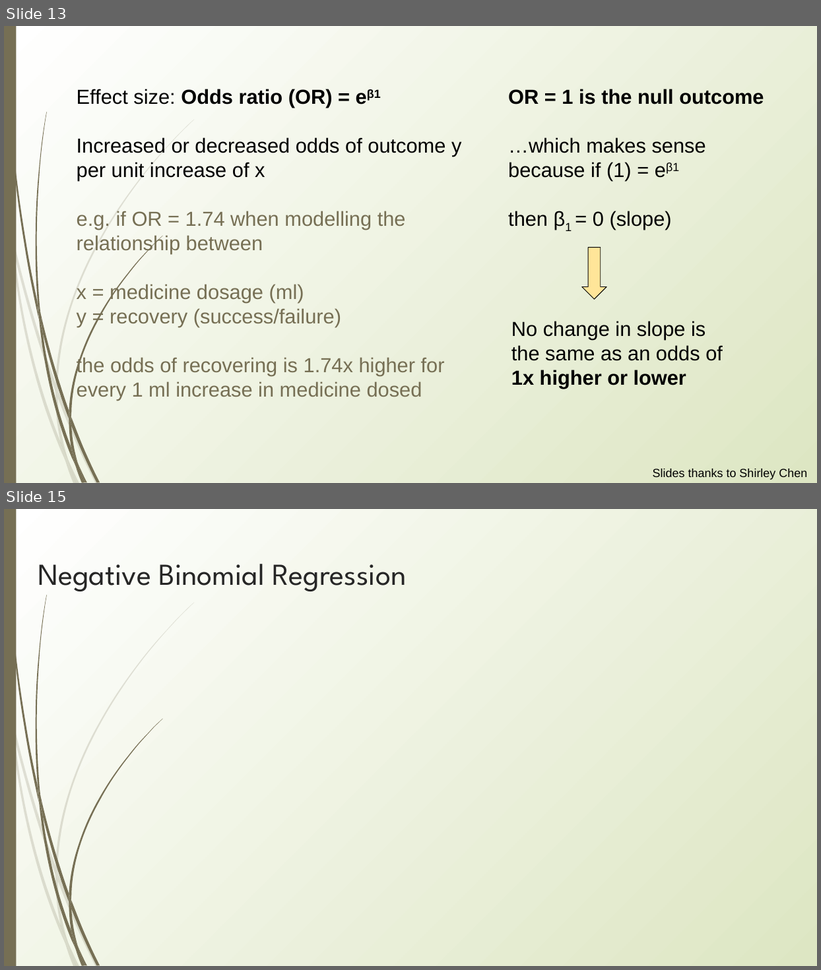
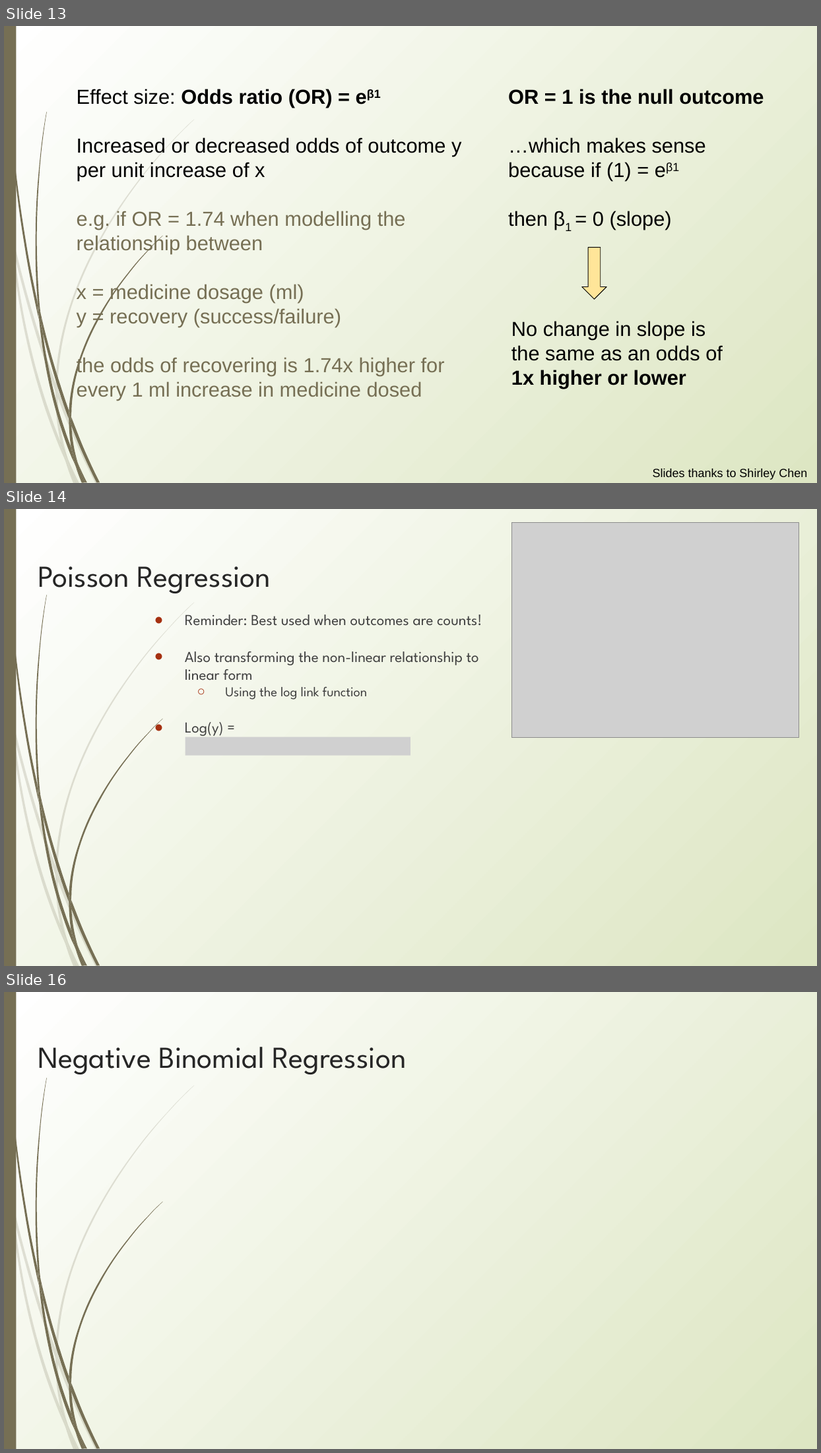
Before and after one commit to erynmcfarlane/GraduateStatsClass, a slide deck: Lecture5.pptx. Shown one above the other, each under a label of ours: slides 13 and 15 before the commit, slides 13, 14 and 16 after it; the slides between them are not shown. The pictures are 821x970 and 821x1453 pixels, drawn with LibreOffice and Linux fonts; fonts in the diff are those of the drawing; grey boxes stand for pictures. Boxes give left, top, right and bottom in pixels: in the first picture for what was removed or moved away, otherwise in the second. Text is boxed around its words. In the diff, an @@ line names an element or a change of style, - is before the commit and + after.

```diff
--- a/Lecture5.pptx
+++ b/Lecture5.pptx
@@ slide 14 added at box(4, 509, 817, 966), background gradient #FFFFFF to #DDE6C3; not listed: 23 template elements that a slide beside it also shows @@
@@ picture added at box(512, 523, 799, 738) @@
@@ title added at box(38, 566, 271, 596), 36 pt, text #262626 @@
+Poisson Regression
@@ text added at box(185, 615, 482, 736), 18 pt, text #3F3F3F @@
+● Reminder: Best used when outcomes are counts!
+● Also transforming the non-linear relationship to linear form
+  ○ Using the log link function
+● Log(y) =
@@ picture added at box(185, 737, 411, 755) @@
@@ what was slide 15 is now slide 16 @@
```
Also in this commit, not shown: 1 slide changed, 2 other files.
